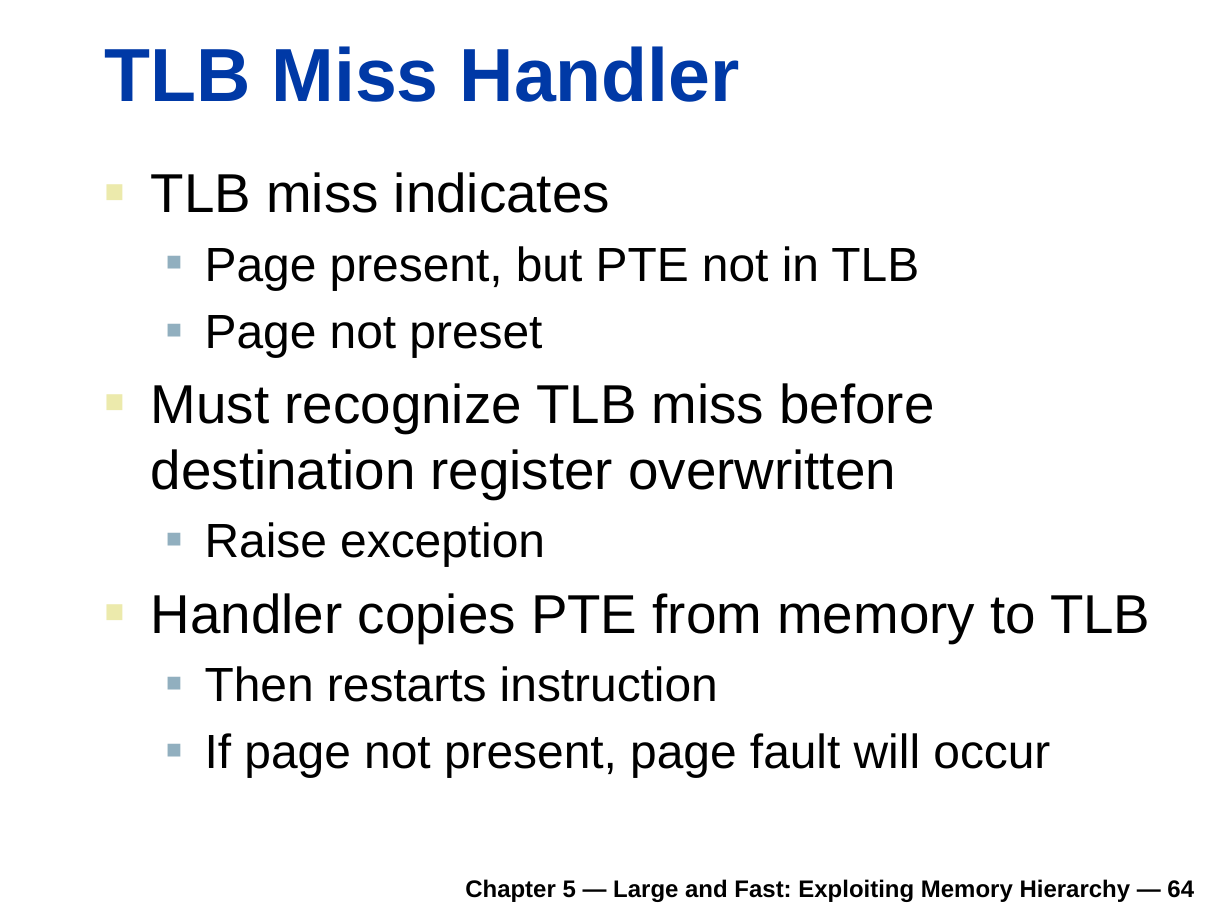
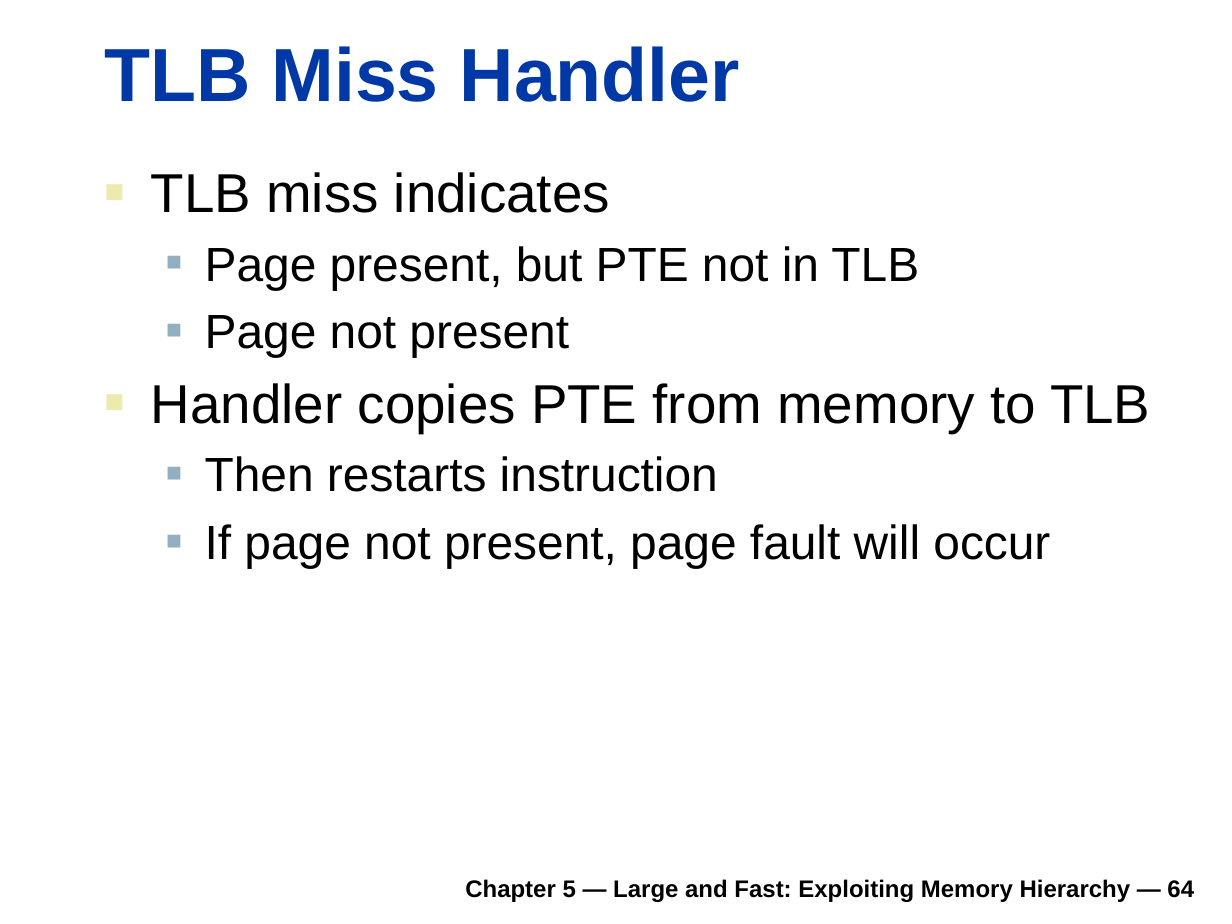
Before and after one commit to rifatshahriyar/rifatshahriyar.github.io, a slide deck: slide 64 of files/CSE305/CSE305_Chapter_5.pptx. Drawn at 1232x924 pixels with LibreOffice and Linux fonts; fonts in the diff are those of the drawing. Boxes give left, top, right and bottom in pixels: in the first picture for what was removed or moved away, otherwise in the second. Text is boxed around its words. In the diff, an @@ line names an element or a change of style, - is before the commit and + after.

```diff
--- a/files/CSE305/CSE305_Chapter_5.pptx
+++ b/files/CSE305/CSE305_Chapter_5.pptx
@@ text at [205, 315, 569, 357]: text changed; size 32 to 28 pt @@
-  ■ Page not preset
-■ Must recognize TLB miss before destination register overwritten
-  ■ Raise exception
+  ■ Page not present
```
Also in this commit, not shown: 1 other slide changed, 1 slide added, 9 slides removed, 2 other files.
